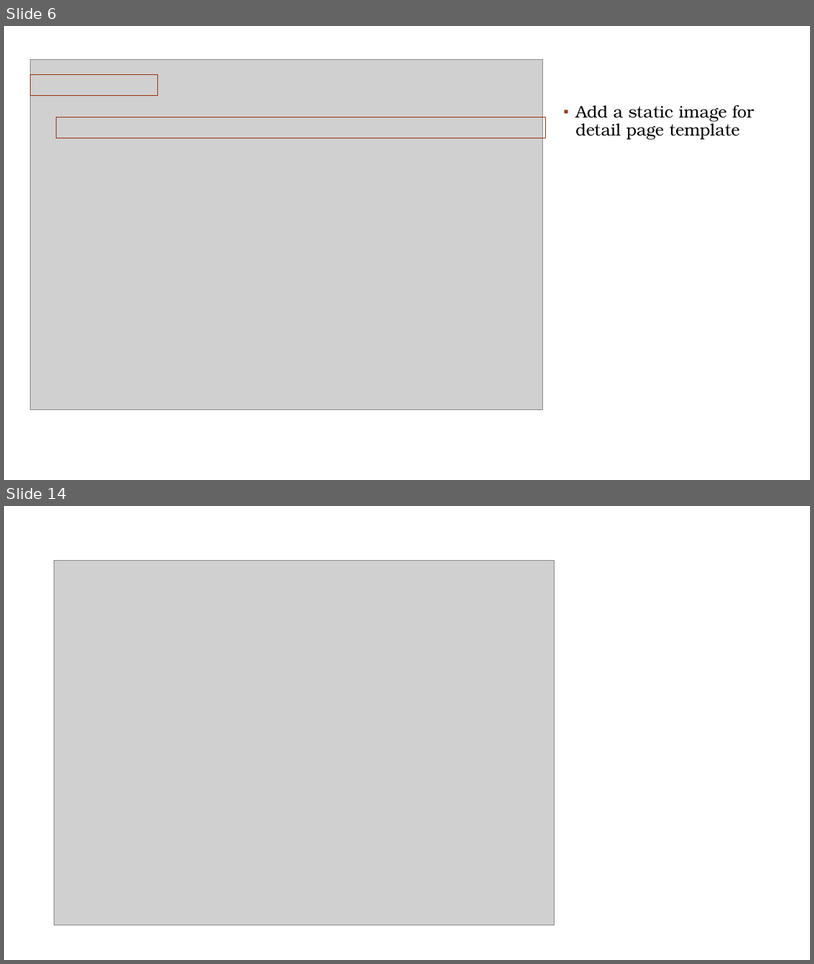
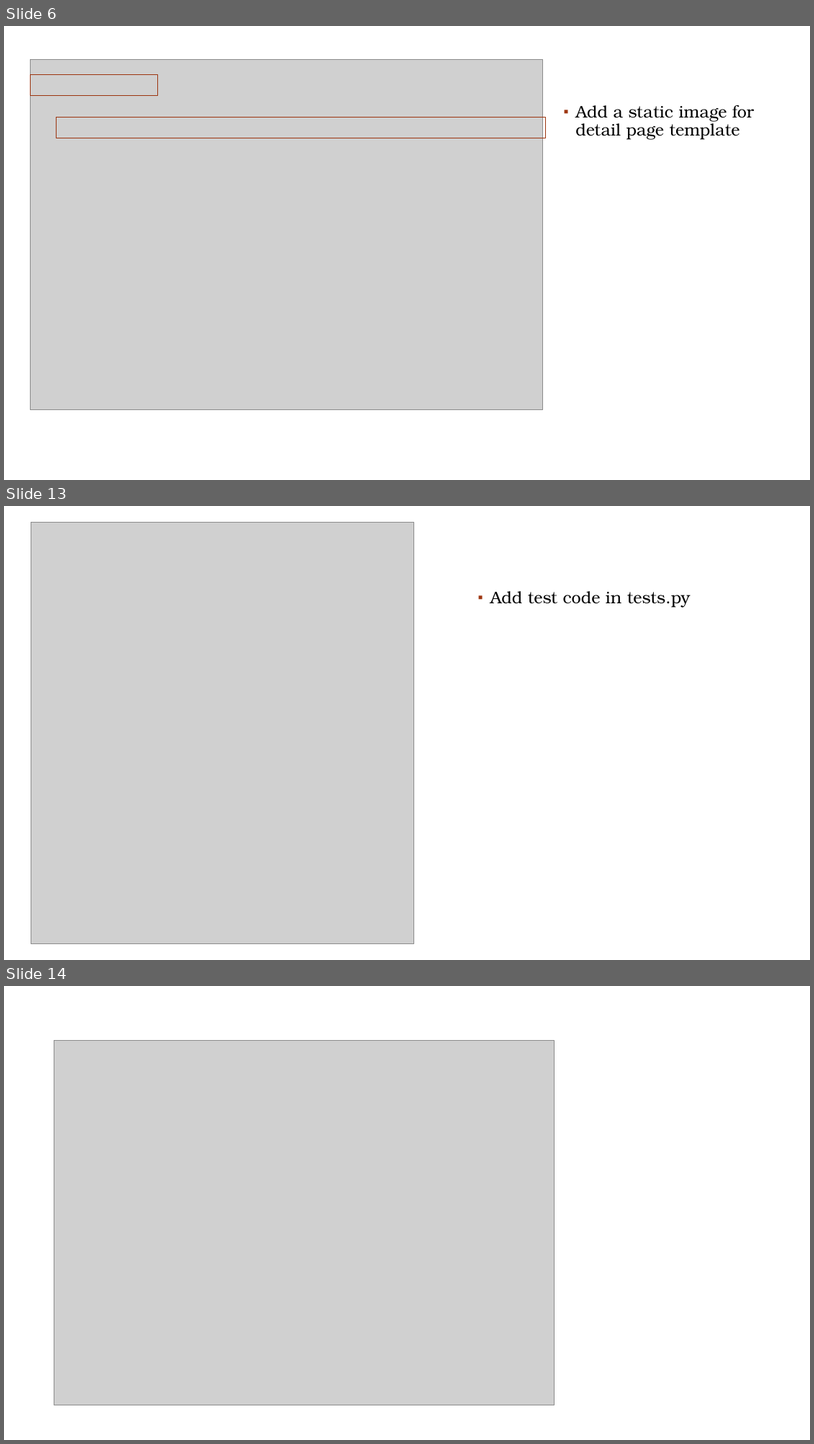
Before and after one commit to bon-netizen/Python-Webapp-Django, a slide deck: Py Web Unit2b.pptx. Shown one above the other, each under a label of ours: slides 6 and 14 before the commit, slides 6, 13 and 14 after it; the slides between them are not shown. The pictures are 814x964 and 814x1444 pixels, drawn with LibreOffice and Linux fonts; fonts in the diff are those of the drawing; grey boxes stand for pictures; background and template pictures are left out. Boxes give left, top, right and bottom in pixels: in the first picture for what was removed or moved away, otherwise in the second. Text is boxed around its words. In the diff, an @@ line names an element or a change of style, - is before the commit and + after.

```diff
--- a/Py Web Unit2b.pptx
+++ b/Py Web Unit2b.pptx
@@ slide 13 added at (4, 506, 810, 960), background #FFFFFF; not listed: 1 template element that a slide beside it also shows @@
@@ picture added at (31, 523, 414, 944) @@
@@ text added at (491, 591, 691, 607), 20 pt, text #000000 @@
+▪ Add test code in tests.py
```
Also in this commit, not shown: 8 slides changed, 7 other slides added, 1 slide removed, 15 other files.
